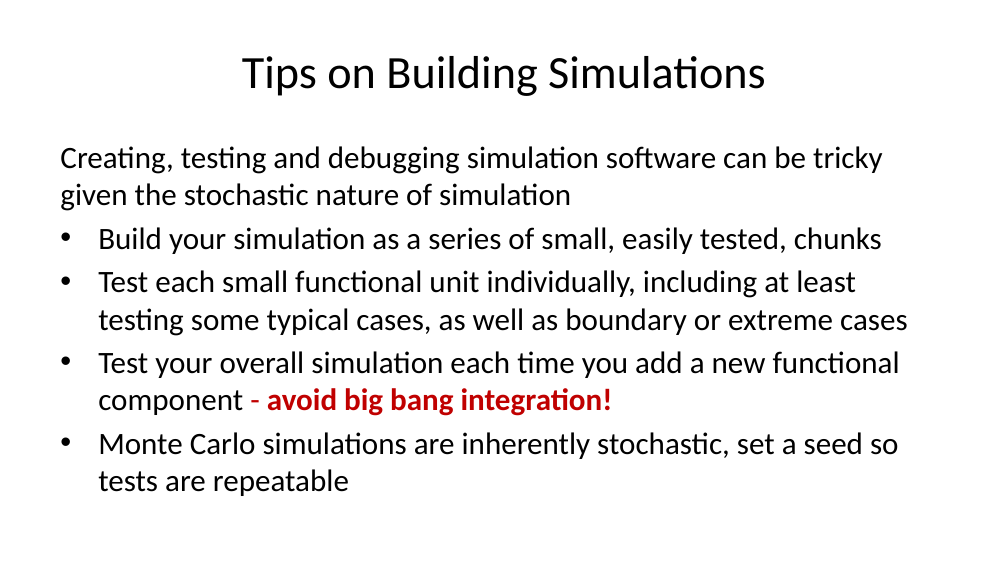
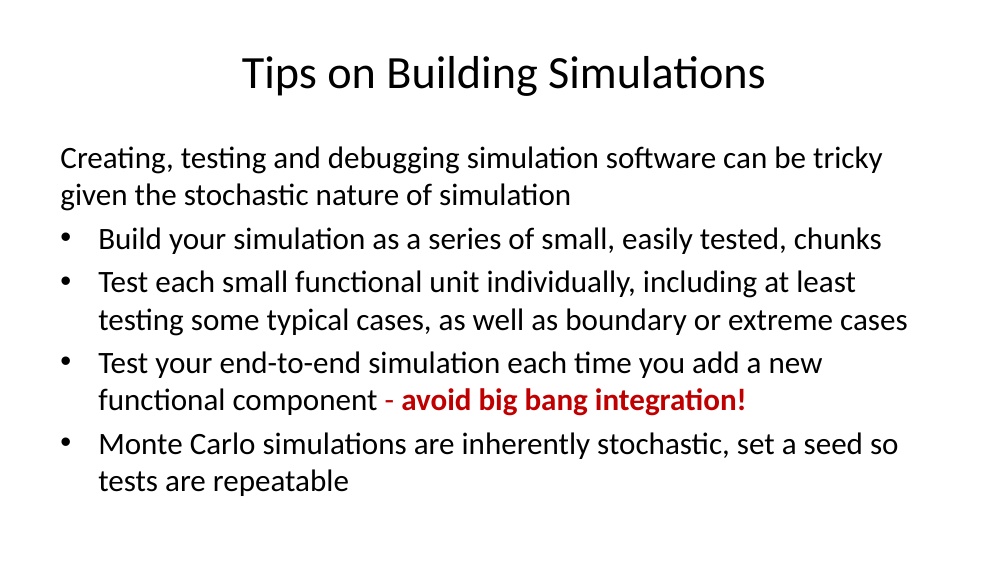
Before and after one commit to StephenElston/CSCI-E-83, a slide deck: slide 49 of LectureSlides/04_SamplingAndSimulation.pptx. Drawn at 1008x567 pixels with LibreOffice and Linux fonts; fonts in the diff are those of the drawing. Boxes give left, top, right and bottom in pixels: in the first picture for what was removed or moved away, otherwise in the second. Text is boxed around its words. In the diff, an @@ line names an element or a change of style, - is before the commit and + after.

Commit message:
Numerous improvements and typo corrections to slides

```diff
--- a/LectureSlides/04_SamplingAndSimulation.pptx
+++ b/LectureSlides/04_SamplingAndSimulation.pptx
@@ text at box(98, 351, 823, 416): text changed @@
-• Test your overall simulation each time you add a new functional component - avoid big bang integration!
+• Test your end-to-end simulation each time you add a new functional component - avoid big bang integration!
```
Also in this commit, not shown: 27 other slides changed.
